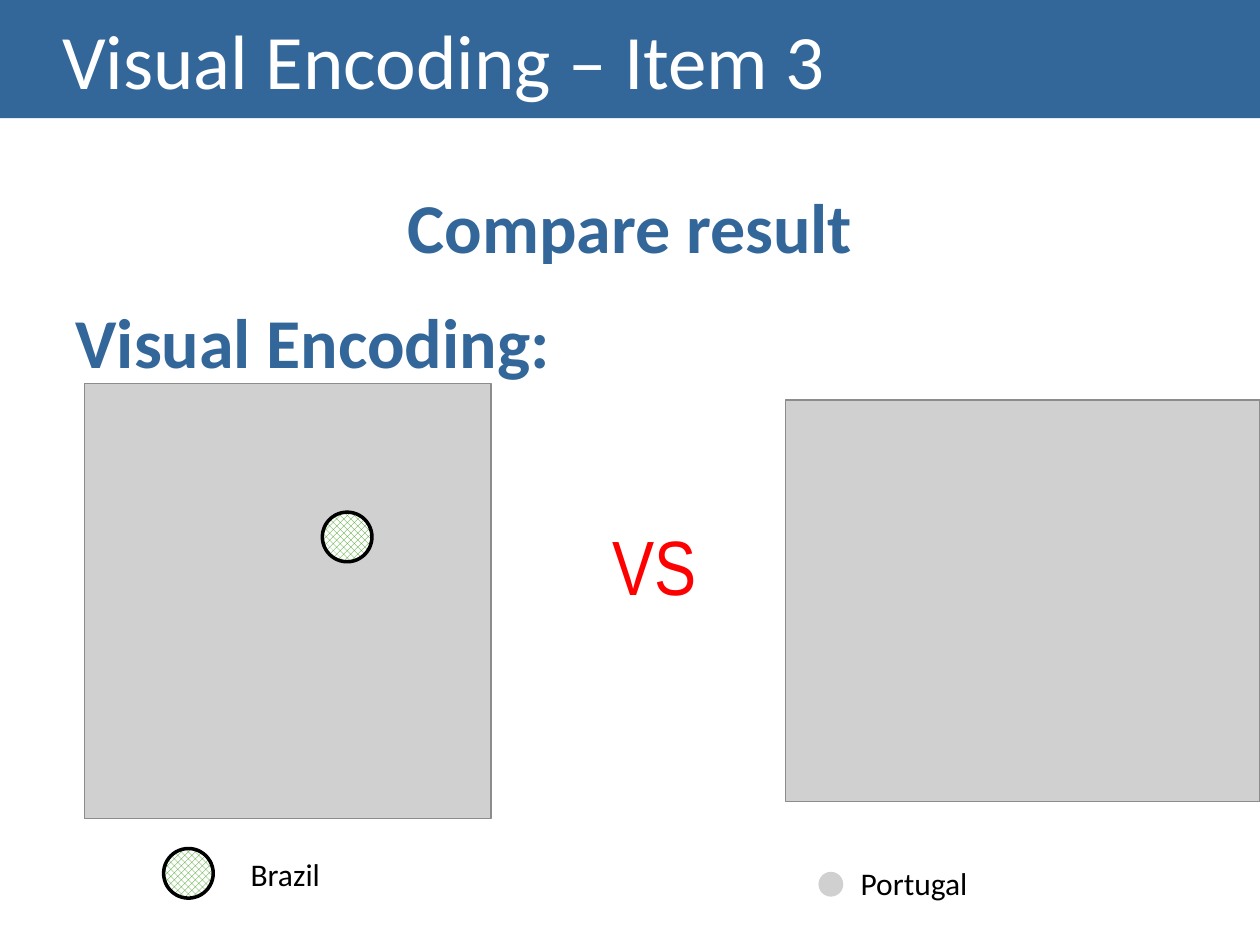
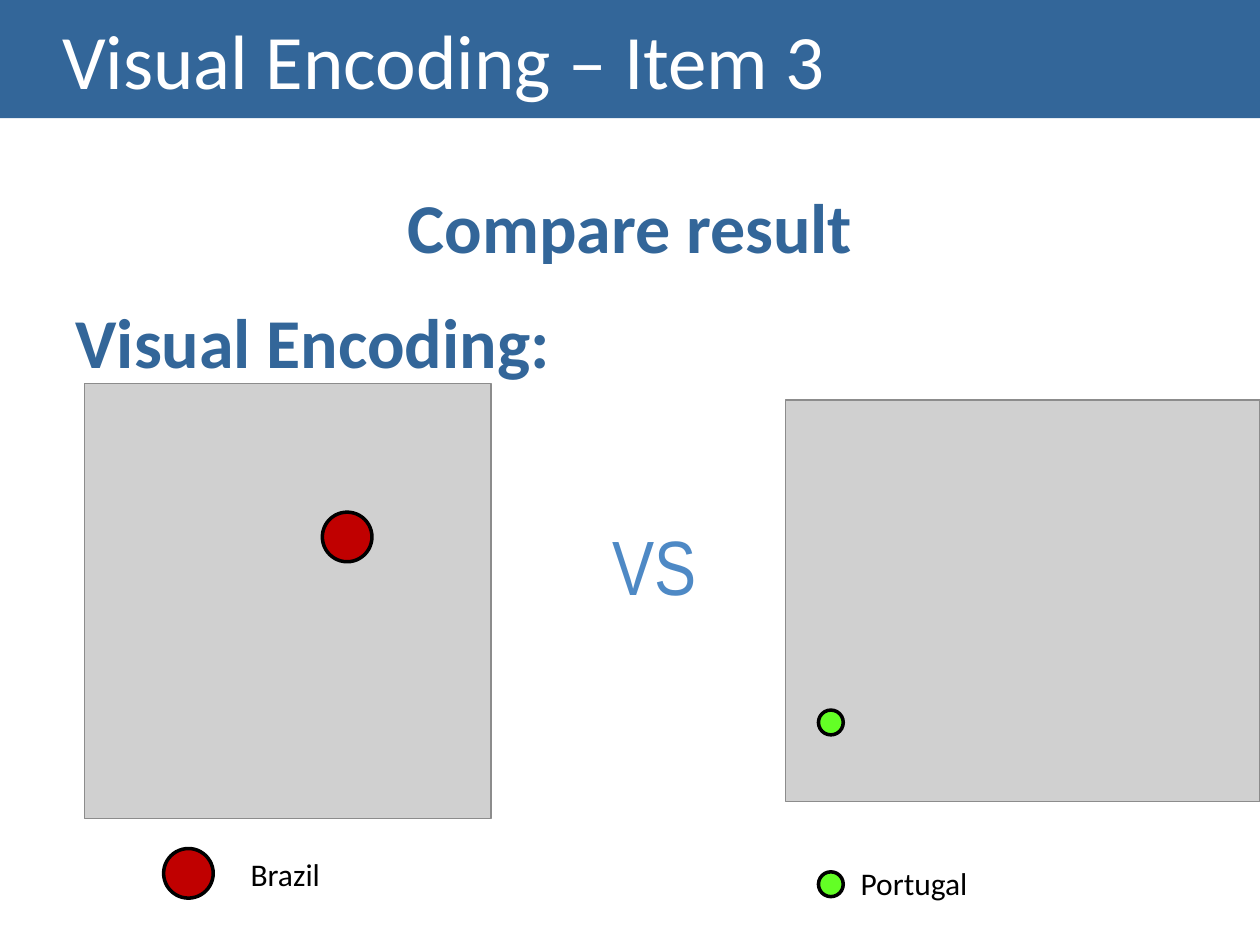
Before and after one commit to carboned4/V_I_2015_1, a slide deck: slide 12 of checkpoint3/G01A - Presentation 3.pptx. Drawn at 1260x945 pixels with LibreOffice and Linux fonts; fonts in the diff are those of the drawing; grey boxes stand for pictures. Boxes give left, top, right and bottom in pixels: in the first picture for what was removed or moved away, otherwise in the second. Text is boxed around its words. In the diff, an @@ line names an element or a change of style, - is before the commit and + after.

```diff
--- a/checkpoint3/G01A - Presentation 3.pptx
+++ b/checkpoint3/G01A - Presentation 3.pptx
@@ ellipse at (x1=323, y1=512, x2=372, y2=561): fill pattern #2A9300 on #FFFFFF to #C00000 @@
@@ text "VS" at (x1=613, y1=541, x2=697, y2=596): text colour #FF0000 to #4E89C5 @@
@@ picture removed at (x1=819, y1=711, x2=844, y2=736) @@
@@ ellipse added at (x1=819, y1=711, x2=844, y2=736), fill #63FF25, outline #000000 2 pt @@
@@ ellipse at (x1=164, y1=848, x2=213, y2=897): fill pattern #2A9300 on #FFFFFF to #C00000 @@
@@ picture removed at (x1=819, y1=872, x2=844, y2=897) @@
@@ ellipse added at (x1=819, y1=872, x2=844, y2=897), fill #63FF25, outline #000000 2 pt @@
```
Also in this commit, not shown: 10 other slides changed, 2 other files.
